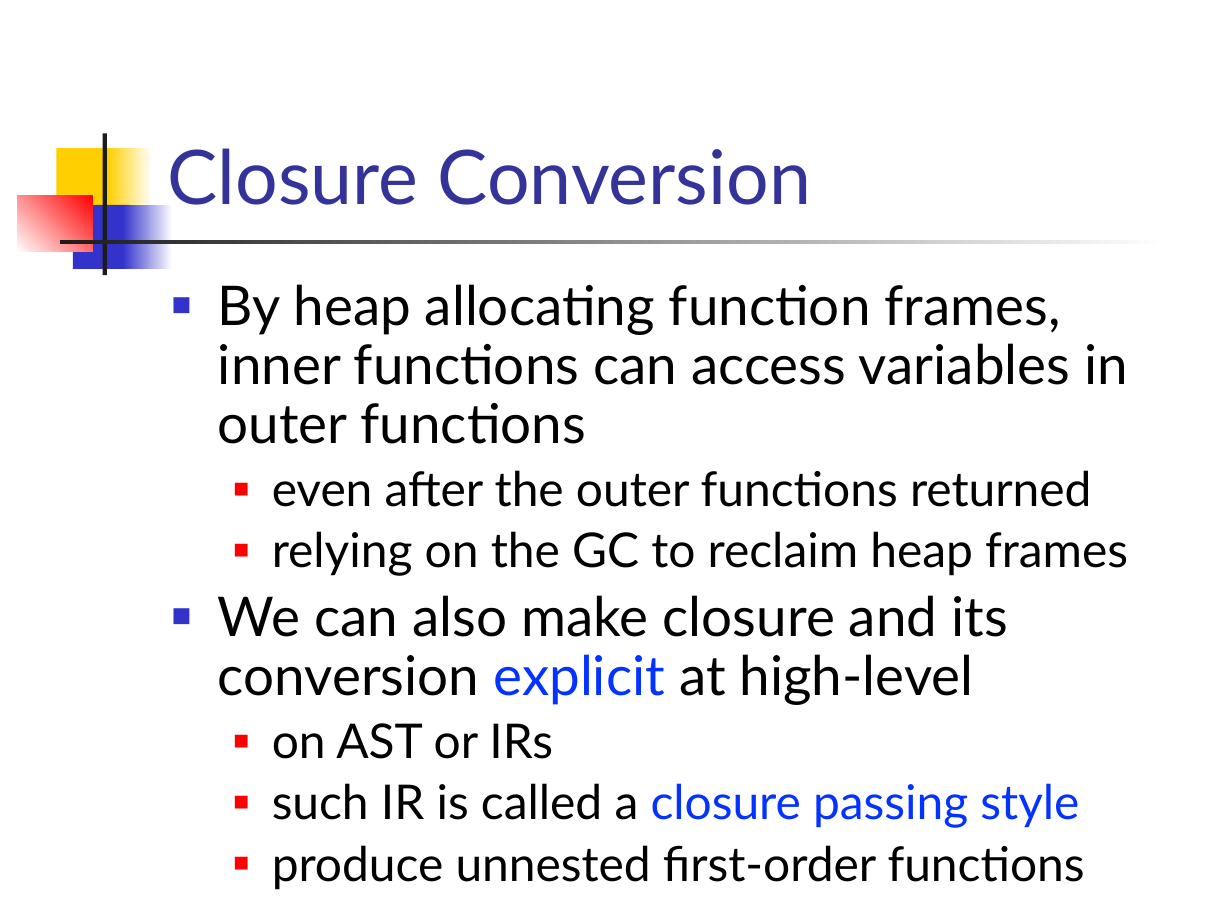
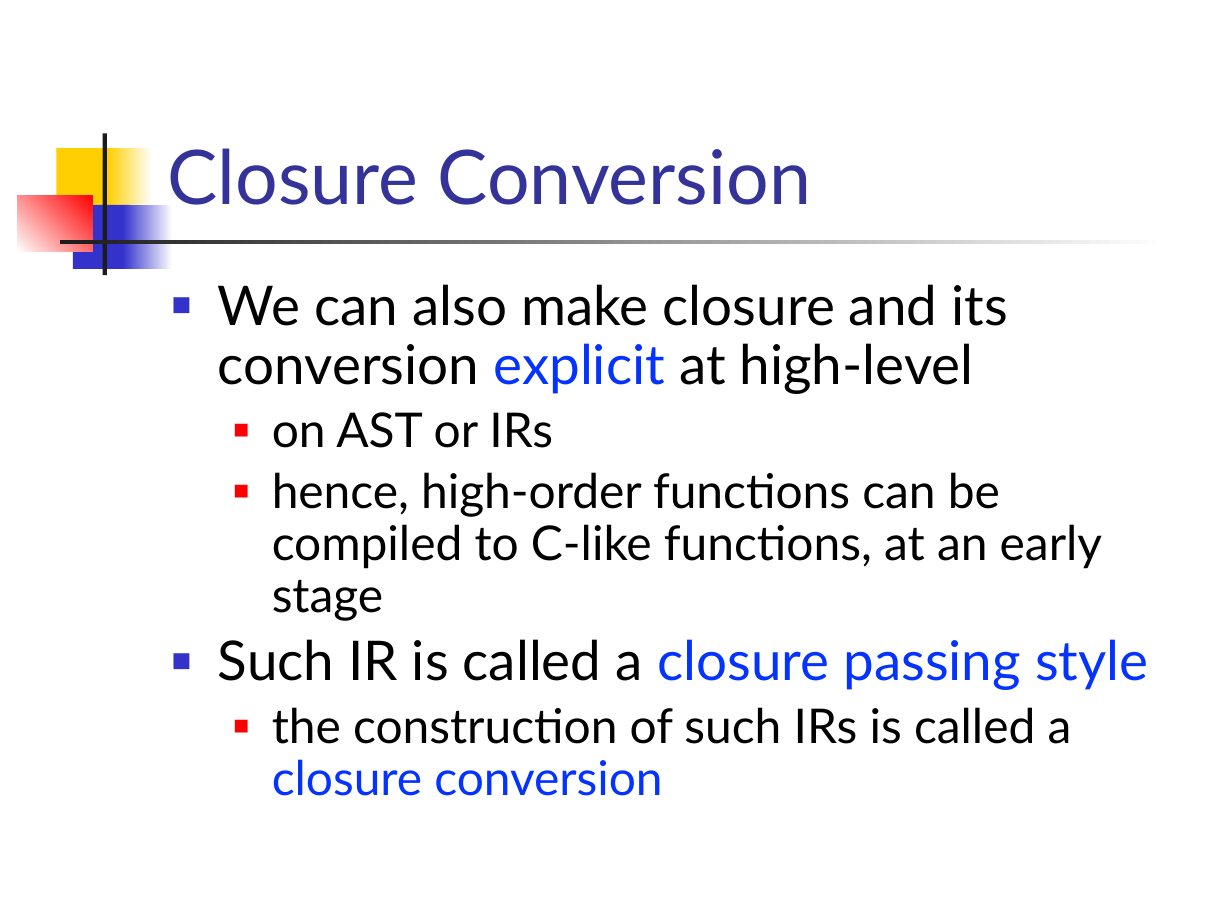
Before and after one commit to csslab-ustc/csslab-ustc.github.io, a slide deck: slide 15 of courses/compiler/slides/lec20-ir-closure.pptx. Drawn at 1232x924 pixels with LibreOffice and Linux fonts; fonts in the diff are those of the drawing. Boxes give left, top, right and bottom in pixels: in the first picture for what was removed or moved away, otherwise in the second. Text is boxed around its words. In the diff, an @@ line names an element or a change of style, - is before the commit and + after.

```diff
--- a/courses/compiler/slides/lec20-ir-closure.pptx
+++ b/courses/compiler/slides/lec20-ir-closure.pptx
@@ text at bbox=[218, 284, 1128, 576]: paragraphs removed @@
-■ By heap allocating function frames, inner functions can access variables in outer functions
-  ■ even after the outer functions returned
-  ■ relying on the GC to reclaim heap frames
@@ text at bbox=[218, 472, 1148, 796]: text changed @@
-  ■ such IR is called a closure passing style
-  ■ produce unnested first-order functions
+  ■ hence, high-order functions can be compiled to C-like functions, at an early stage
+■ Such IR is called a closure passing style
+  ■ the construction of such IRs is called a closure conversion
```
Also in this commit, not shown: 12 other slides changed, 3 slides added, 3 slides removed, 2 other files.
